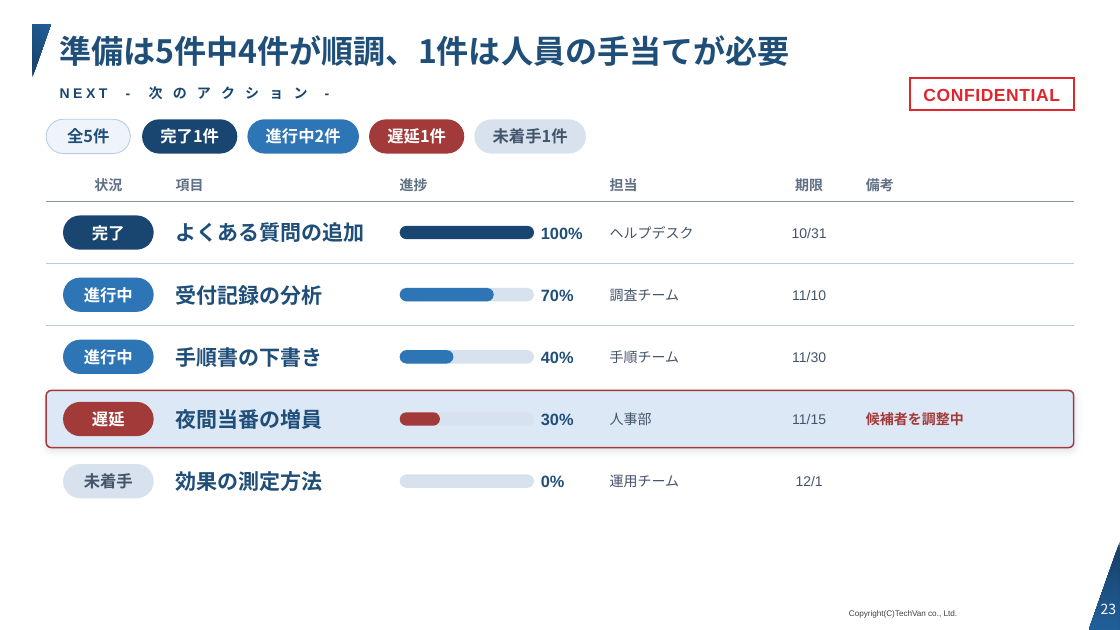
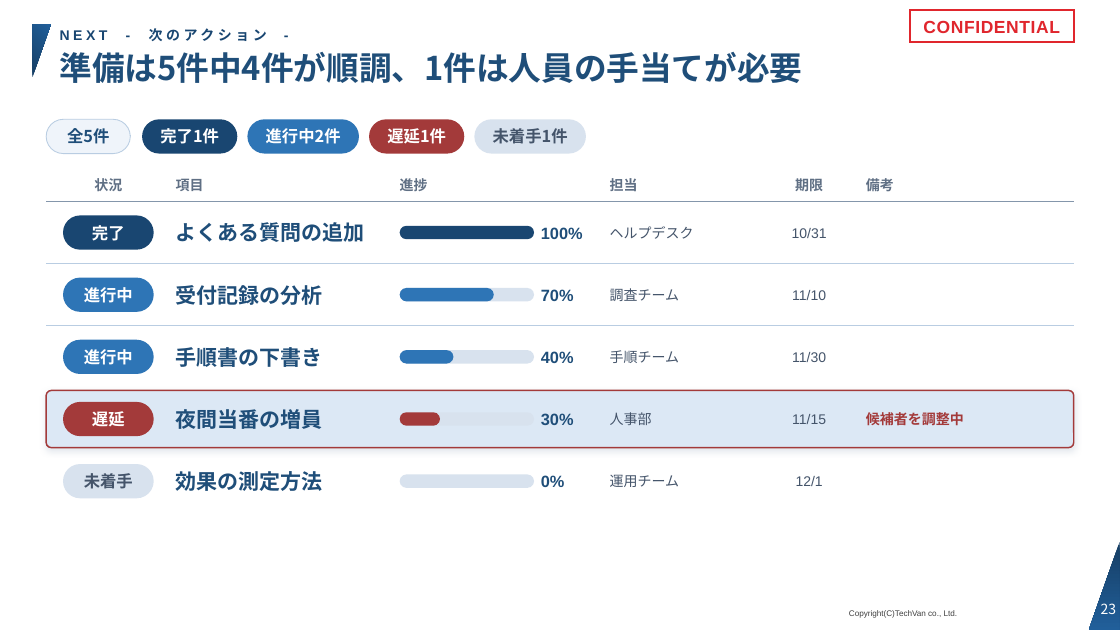
Before and after one commit to Kishi-Satoshi/slide-techvan-dist, a slide deck: slide 23 of plugins/slide-techvan/skills/slide-techvan/examples/catalog-techvan.pptx. Drawn at 1120x630 pixels with LibreOffice and Linux fonts; fonts in the diff are those of the drawing; background and template pictures are left out. Boxes give left, top, right and bottom in pixels: in the first picture for what was removed or moved away, otherwise in the second. Text is boxed around its words. In the diff, an @@ line names an element or a change of style, - is before the commit and + after.

```diff
--- a/plugins/slide-techvan/skills/slide-techvan/examples/catalog-techvan.pptx
+++ b/plugins/slide-techvan/skills/slide-techvan/examples/catalog-techvan.pptx
@@ text at (60,28,267,41): spaces changed @@
-NEXT - 次 の ア ク シ ョ ン -
+NEXT - 次のアクション -
@@ rectangle "CONFIDENTIAL": place and size @@
-rectangle "CONFIDENTIAL" at (910,78,1074,110)
+rectangle "CONFIDENTIAL" at (910,10,1074,42)
@@ title "準備は5件中4件が順調、1件は人員の手当てが必要": place and size @@
-title "準備は5件中4件が順調、1件は人員の手当てが必要" at (60,35,790,66)
+title "準備は5件中4件が順調、1件は人員の手当てが必要" at (60,52,803,83)
@@ title "準備は5件中4件が順調、1件は人員の手当てが必要" at (60,52,803,83): size 27.5 to 28 pt; vertical alignment middle to top @@
```
Also in this commit, not shown: 25 other slides changed, 9 other files.
